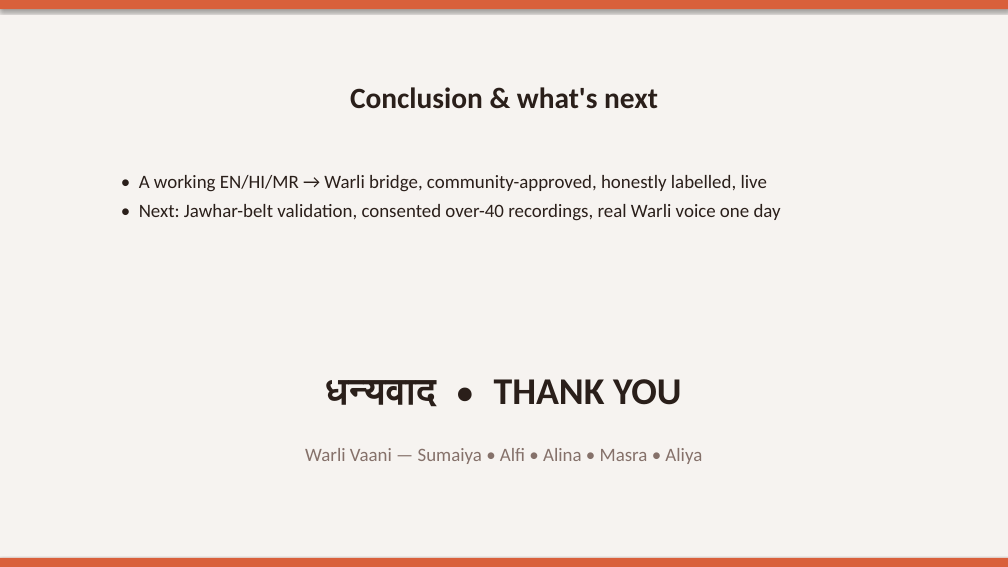
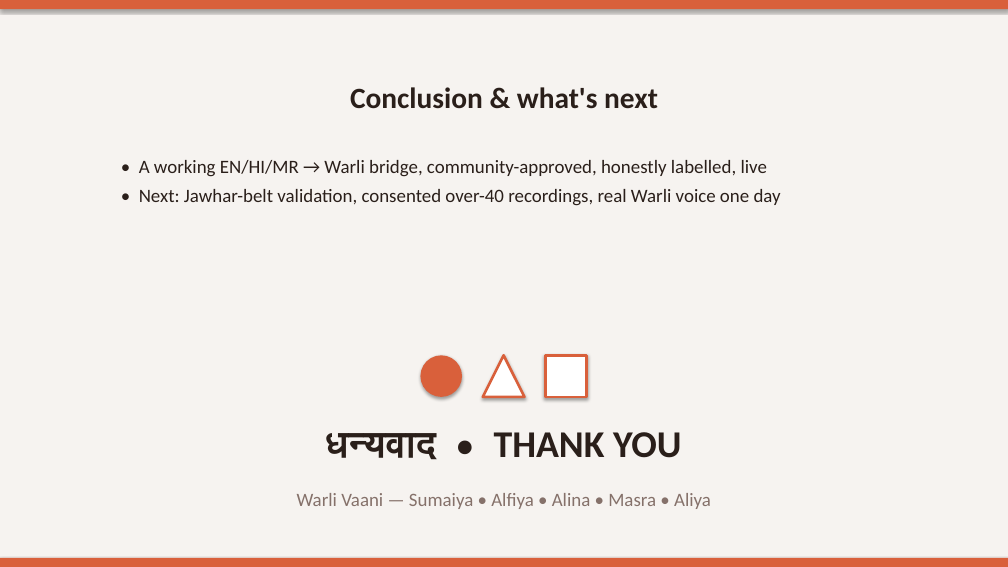
Before and after one commit to sumaiyaaa08/WARLI_TRANSLATOR, a slide deck: slide 16 of report/Warli_Vaani_Presentation.pptx. Drawn at 1008x567 pixels with LibreOffice and Linux fonts; fonts in the diff are those of the drawing. Boxes give left, top, right and bottom in pixels: in the first picture for what was removed or moved away, otherwise in the second. Text is boxed around its words. In the diff, an @@ line names an element or a change of style, - is before the commit and + after.

```diff
--- a/report/Warli_Vaani_Presentation.pptx
+++ b/report/Warli_Vaani_Presentation.pptx
@@ text "• A working EN/HI/MR → ...": place and size @@
-text "• A working EN/HI/MR → ..." at <box>139,175,781,221</box>
+text "• A working EN/HI/MR → ..." at <box>139,160,781,206</box>
@@ ellipse added at <box>420,355,462,397</box>, fill #D9603B @@
@@ triangle added at <box>482,355,524,397</box>, fill #FFFFFF, outline #D9603B 2.5 pt @@
@@ rectangle added at <box>545,355,587,397</box>, fill #FFFFFF, outline #D9603B 2.5 pt @@
@@ text "धन्यवाद • THANK YOU": place and size @@
-text "धन्यवाद • THANK YOU" at <box>326,379,681,407</box>
+text "धन्यवाद • THANK YOU" at <box>326,432,681,460</box>
@@ text at <box>297,493,711,509</box>: text changed @@
-Warli Vaani — Sumaiya • Alfi • Alina • Masra • Aliya
+Warli Vaani — Sumaiya • Alfiya • Alina • Masra • Aliya
```
Also in this commit, not shown: 13 other slides changed, 2 slides added, 2 slides removed.
